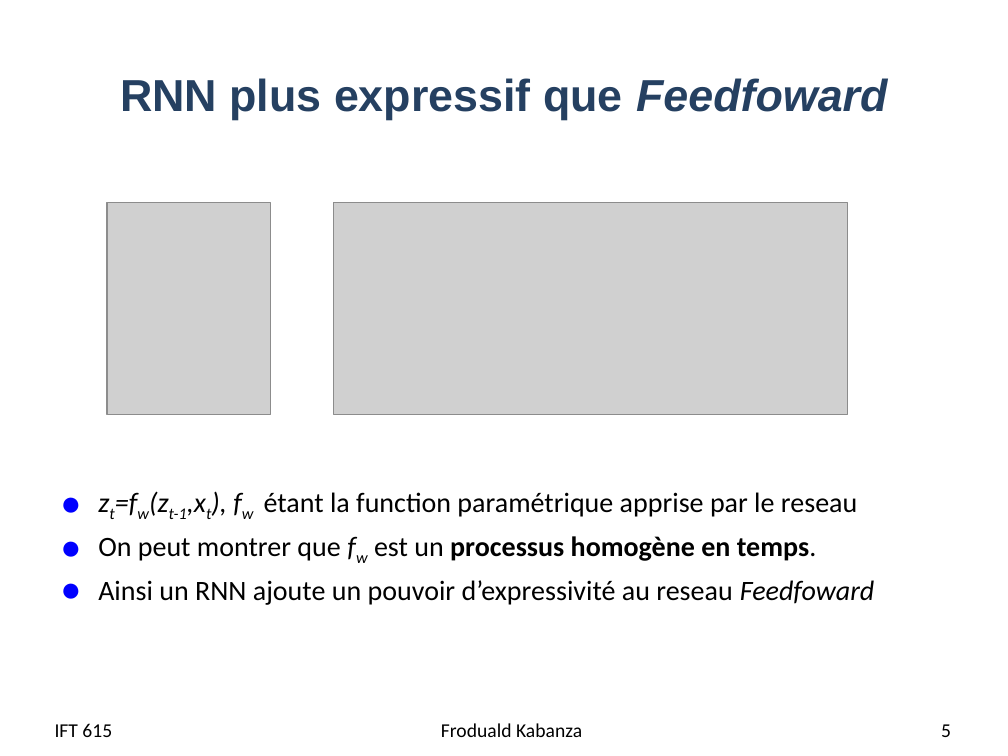
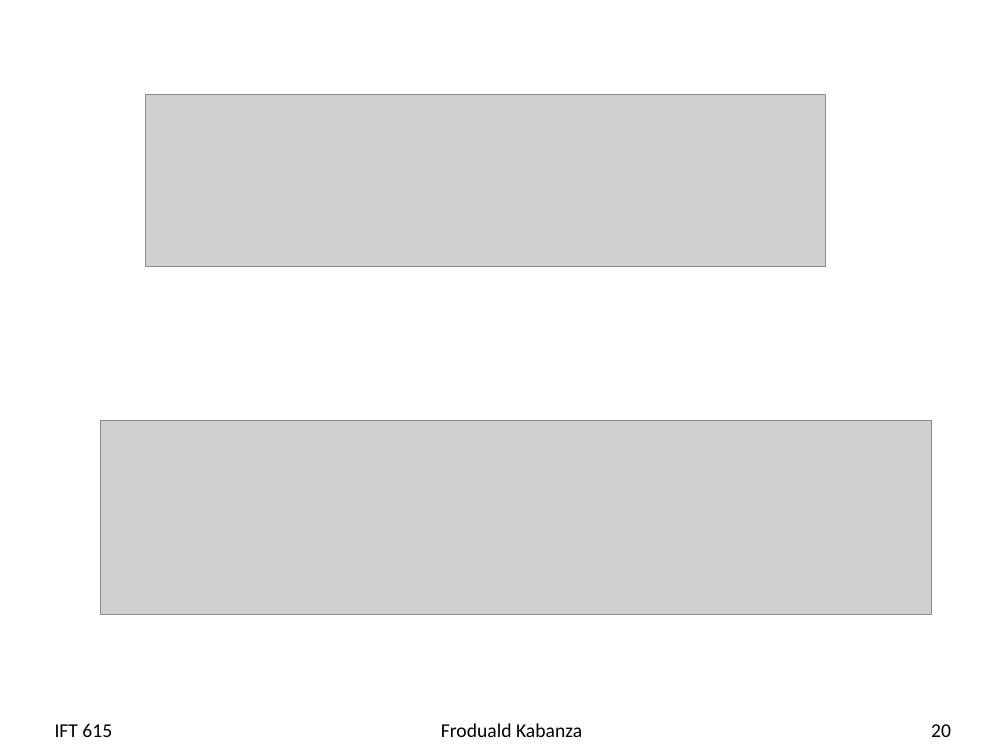
Before and after one commit to djeffkanda/djeffkanda.github.io, a slide deck: slide 20 of ift/assets/slides/ift615-07-Application - TLN - world embedding et etiquetage syntaxique.pptx (slide 5 before the commit). Drawn at 1008x756 pixels with LibreOffice and Linux fonts; fonts in the diff are those of the drawing; grey boxes stand for pictures. Boxes give left, top, right and bottom in pixels: in the first picture for what was removed or moved away, otherwise in the second. Text is boxed around its words. In the diff, an @@ line names an element or a change of style, - is before the commit and + after.

```diff
--- a/ift/assets/slides/ift615-07-Application - TLN - world embedding et etiquetage syntaxique.pptx
+++ b/ift/assets/slides/ift615-07-Application - TLN - world embedding et etiquetage syntaxique.pptx
@@ title removed at (120,78,887,120) @@
-RNN plus expressif que Feedfoward
@@ picture added at (145,95,826,266) @@
@@ picture removed at (107,203,270,414) @@
@@ picture removed at (333,203,847,414) @@
@@ picture added at (101,420,932,614) @@
@@ text removed at (98,492,875,605) @@
-● zt=fw(zt-1,xt), fw étant la function paramétrique apprise par le reseau
-● On peut montrer que fw est un processus homogène en temps.
-● Ainsi un RNN ajoute un pouvoir d’expressivité au reseau Feedfoward
@@ page number at (931,724,951,737): text changed @@
-5
+20
```
Also in this commit, not shown: 14 other slides changed, 6 slides added, 1 slide removed, 5 other files.
